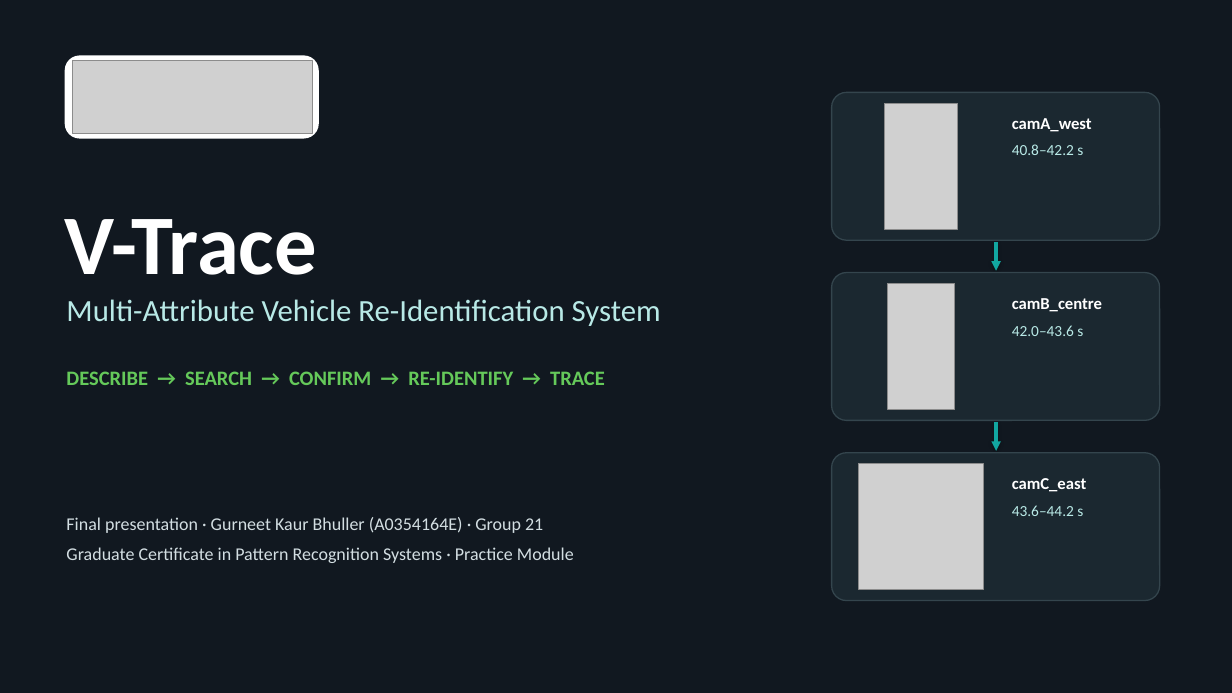
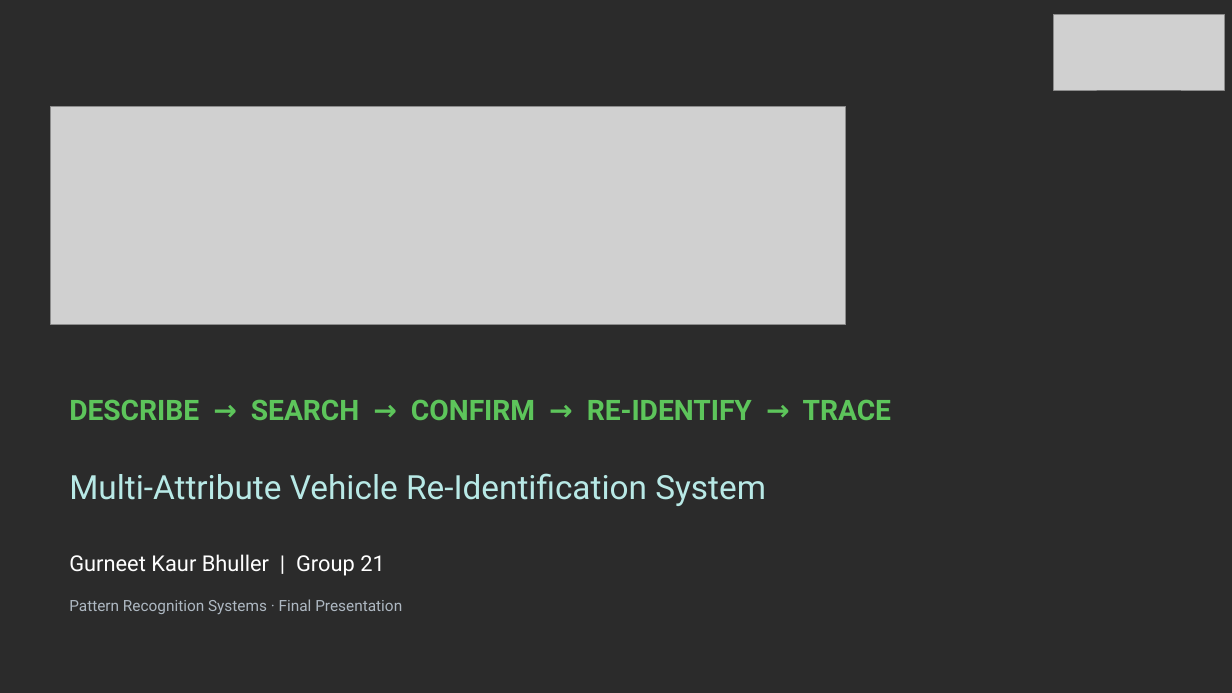
Before and after one commit to GurneetKB/V-Trace, a slide deck: slide 1 of deliverables/V-Trace_Final_Presentation.pptx. Drawn at 1232x693 pixels with LibreOffice and Linux fonts; fonts in the diff are those of the drawing; grey boxes stand for pictures; background and template pictures are left out; a plain dark background stands for a picture behind light text. Boxes give left, top, right and bottom in pixels: in the first picture for what was removed or moved away, otherwise in the second. Text is boxed around its words. In the diff, an @@ line names an element or a change of style, - is before the commit and + after.

```diff
--- a/deliverables/V-Trace_Final_Presentation.pptx
+++ b/deliverables/V-Trace_Final_Presentation.pptx
@@ background #111820 to picture (left out) @@
@@ picture added at box(1054, 15, 1225, 90) @@
@@ rounded rectangle removed at box(65, 55, 319, 139) @@
@@ picture removed at box(72, 61, 312, 134) @@
@@ picture added at box(51, 106, 846, 325) @@
@@ rounded rectangle removed at box(832, 92, 1160, 240) @@
@@ picture removed at box(885, 104, 958, 229) @@
@@ text removed at box(1012, 118, 1092, 155) @@
-camA_west
-40.8–42.2 s
@@ text removed at box(65, 219, 317, 275) @@
-V-Trace
@@ arrow removed from (996, 242) to (996, 271) @@
@@ rounded rectangle removed at box(832, 273, 1160, 421) @@
@@ picture removed at box(888, 284, 956, 409) @@
@@ text removed at box(1012, 298, 1102, 336) @@
-camB_centre
-42.0–43.6 s
@@ text "DESCRIBE → SEARCH → CONFIRM ...": place and size @@
-text "DESCRIBE → SEARCH → CONFIRM ..." at box(66, 371, 605, 385)
+text "DESCRIBE → SEARCH → CONFIRM ..." at box(69, 399, 891, 420)
@@ text "DESCRIBE → SEARCH → CONFIRM ..." at box(69, 399, 891, 420): size 16 to 22 pt, font Calibri to Roboto, text colour #65C95A to #5DC55B @@
@@ arrow removed from (996, 422) to (996, 451) @@
@@ text "Multi-Attribute Vehicle Re-Identification System": place and size @@
-text "Multi-Attribute Vehicle Re-Identification System" at box(66, 299, 661, 326)
+text "Multi-Attribute Vehicle Re-Identification System" at box(69, 473, 766, 506)
@@ text "Multi-Attribute Vehicle Re-Identification System" at box(69, 473, 766, 506): size 24 to 26 pt, font Calibri to Roboto @@
@@ rounded rectangle removed at box(832, 453, 1160, 601) @@
@@ picture removed at box(859, 464, 983, 590) @@
@@ text removed at box(1012, 478, 1087, 516) @@
-camC_east
-43.6–44.2 s
@@ text at box(69, 554, 385, 576): text changed; size 14 to 17 pt; font Calibri to Roboto; text colour #D3DEE2 to #FFFFFF @@
-Final presentation · Gurneet Kaur Bhuller (A0354164E) · Group 21
-Graduate Certificate in Pattern Recognition Systems · Practice Module
+Gurneet Kaur Bhuller | Group 21
@@ text added at box(69, 599, 402, 614), 12 pt, text #AEB8C2 @@
+Pattern Recognition Systems · Final Presentation
```
Also in this commit, not shown: 12 other slides changed, 4 slides added, 4 slides removed, 30 other files.
